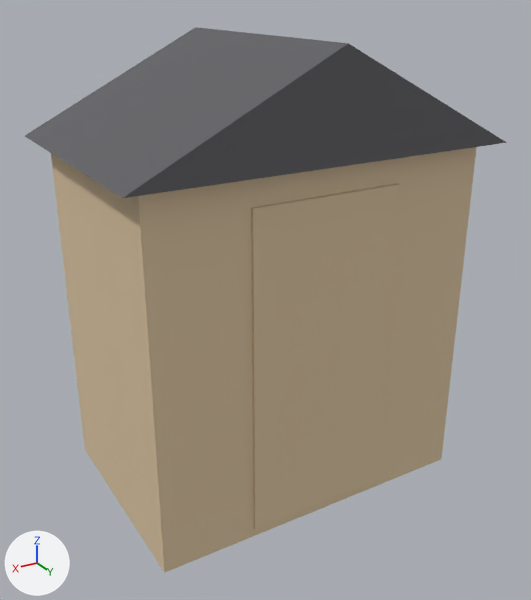
Before and after pictures for a commit that changed the glTF model modules/assets/internal/models/home/home.garden.shed_small.glb.
One viewpoint serves both versions: a 50 mm camera at (1.9, 3.22, 2.62) aimed at (0.01, 0.07, 1.05). The lights are fixed; the arrows at lower left show +X, +Y and +Z. The picture after the commit comes second.

Script lines for the objects in view, before the commit:
```python
mat_roof_felt = principled_material('roof_felt')
mat_roof_felt.base_color = (0.12, 0.12, 0.13)  # dark grey #616165
mat_roof_felt.roughness = 0.95
mat_softwood = principled_material('softwood')
mat_softwood.base_color = (0.72, 0.56, 0.36)  # beige #ddc5a2
mat_softwood.roughness = 0.75
me_main__roof_felt = bpy.data.meshes.new('main__roof_felt')
me_main__roof_felt.from_pydata([(-1.0, -0.7, 1.9), (1.0, -0.7, 1.9), (0.0, -0.7, 2.4), (-1.0, 0.7, 1.9), (1.0, 0.7, 1.9), (0.0, 0.7, 2.4)], [], [(1, 2, 0), (3, 5, 4), (0, 3, 4), (0, 4, 1), (1, 4, 5), (1, 5, 2), (2, 5, 3), (2, 3, 0)])
me_main__roof_felt.materials.append(mat_roof_felt)  # dark grey #616165
me_main__softwood = bpy.data.meshes.new('main__softwood')
me_main__softwood.from_pydata(...)  # a box spanning x -0.9..0.9, y -0.6..0.6, z 0.0..1.9; a box spanning x -0.4..0.4, y 0.59..0.62, z 0.05..1.75
me_main__softwood.materials.append(mat_softwood)  # beige #ddc5a2
ob_main__roof_felt = bpy.data.objects.new('main__roof_felt', me_main__roof_felt)
ob_main__roof_felt.location = (0.0, 0.0, 0.0)
ob_main__softwood = bpy.data.objects.new('main__softwood', me_main__softwood)
ob_main__softwood.location = (0.0, 0.0, 0.0)
```
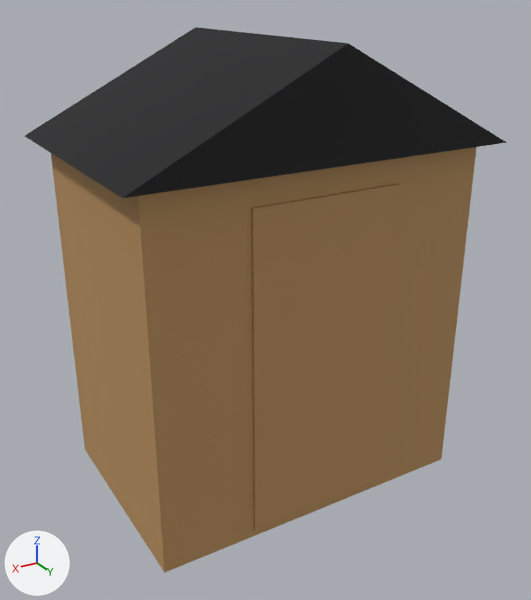
What differs and where, as boxes (x1, y1, x2, y2) in the pictures (531 x 600 px):
'main__softwood', recoloured (beige to orange): (51, 147, 477, 573) in both
'main__roof_felt', recoloured (dark grey to black): (25, 27, 507, 198) in both

What the commit changed:
Material 'roof_felt' (mat_roof_felt) changes colour from dark grey #616165 to black #1f1f21; in linear values from (0.12, 0.12, 0.13) to (0.0134, 0.0134, 0.0153).
Material 'softwood' (mat_softwood) changes colour from beige #ddc5a2 to orange #b88f5c; in linear values from (0.72, 0.56, 0.36) to (0.477, 0.274, 0.106).
